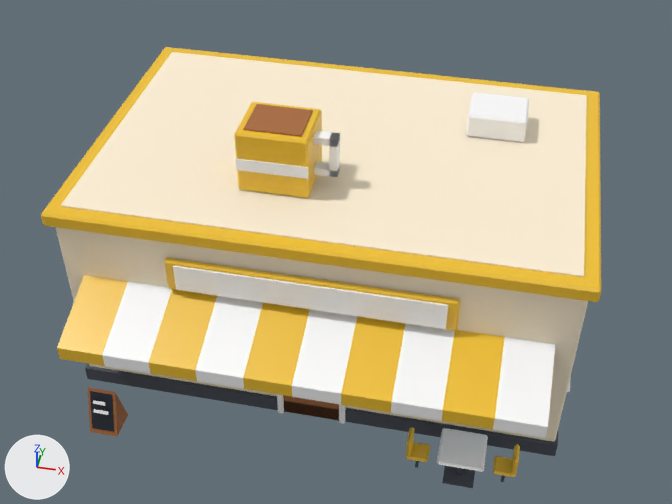
One commit to the Blender file art/blender/cafe-exterior.blend: the scene before it, then after it.
Rendered twice from the file's camera '_review_cam'. Every picture has the same lights, and +X, +Y and +Z are marked at lower left. The first picture is the older version.

In view in the first picture: 'cafe', 'sign_board'.
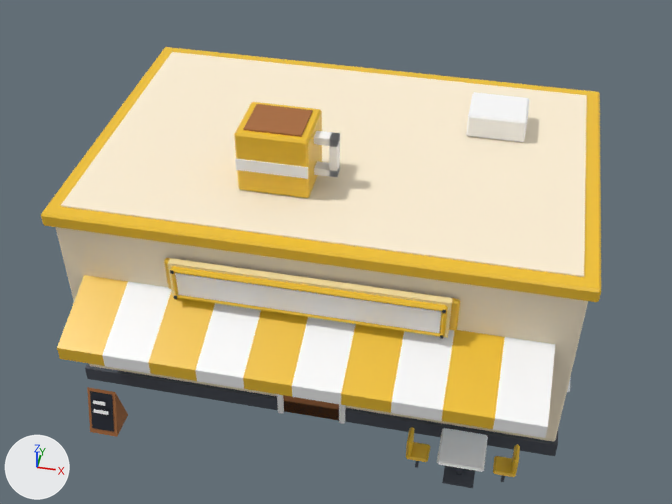
Changed parts and their boxes (x1, y1, x2, y2) in the pictures (672 x 504 px):
```json
{"object": "sign_board", "change": "moved, rescaled", "before": [173, 265, 448, 329], "after": [175, 273, 442, 333], "on screen": "6% shorter"}
{"object": "sign_frame", "change": "added", "after": [168, 258, 452, 339], "faces in mat_pal_sun_yellow (yellow #f4c430)": [170, 266, 448, 337], "faces in mat_pal_glow (beige #ffe9a8)": [168, 258, 452, 338]}
```

Scene script edits in JSON lines:
```json
{"op": "add", "block": "mat_pal_glow", "code": ["mat_pal_glow = principled_material('pal_glow')", "mat_pal_glow.base_color = (1.0, 0.815, 0.392)  # beige #ffe9a8"]}
{"block": "me_sign_board", "where": "# used by ob_sign_board; location = (0.0, 0.0, 0.0)"}
{"op": "remove", "block": "me_sign_board", "code": "me_sign_board.from_pydata(...)  # 8 vertices, 6 faces; spans x -2.6..2.6, y -2.68..-2.6, z 3.2..3.78"}
{"op": "add", "block": "me_sign_board", "code": "me_sign_board.from_pydata(...)  # 8 vertices, 6 faces; spans x -2.5..2.5, y -2.83..-2.79, z 3.22..3.76"}
{"block": "me_sign_board", "change": "me_sign_board part 1: the whole mesh is scaled about its middle by (0.962, 0.5, 0.931), then moved by (0.0, -0.17, 0.0)"}
{"op": "add", "block": "me_sign_frame", "code": ["me_sign_frame = bpy.data.meshes.new('sign_frame')", "me_sign_frame.from_pydata(...)  # 136 vertices, 140 faces; spans x -2.66..2.66, y -2.88..-2.6, z 3.06..3.92", "# faces by material slot: [110, 24, 6]", "me_sign_frame.materials.append(mat_pal_sun_yellow)  # yellow #f4c430", "me_sign_frame.materials.append(mat_pal_night)  # dark blue #1f2430", "me_sign_frame.materials.append(mat_pal_glow)  # beige #ffe9a8"]}
{"op": "add", "block": "ob_sign_frame", "code": ["ob_sign_frame = bpy.data.objects.new('sign_frame', me_sign_frame)", "ob_sign_frame.location = (0.0, 0.0, 0.0)"]}
```
